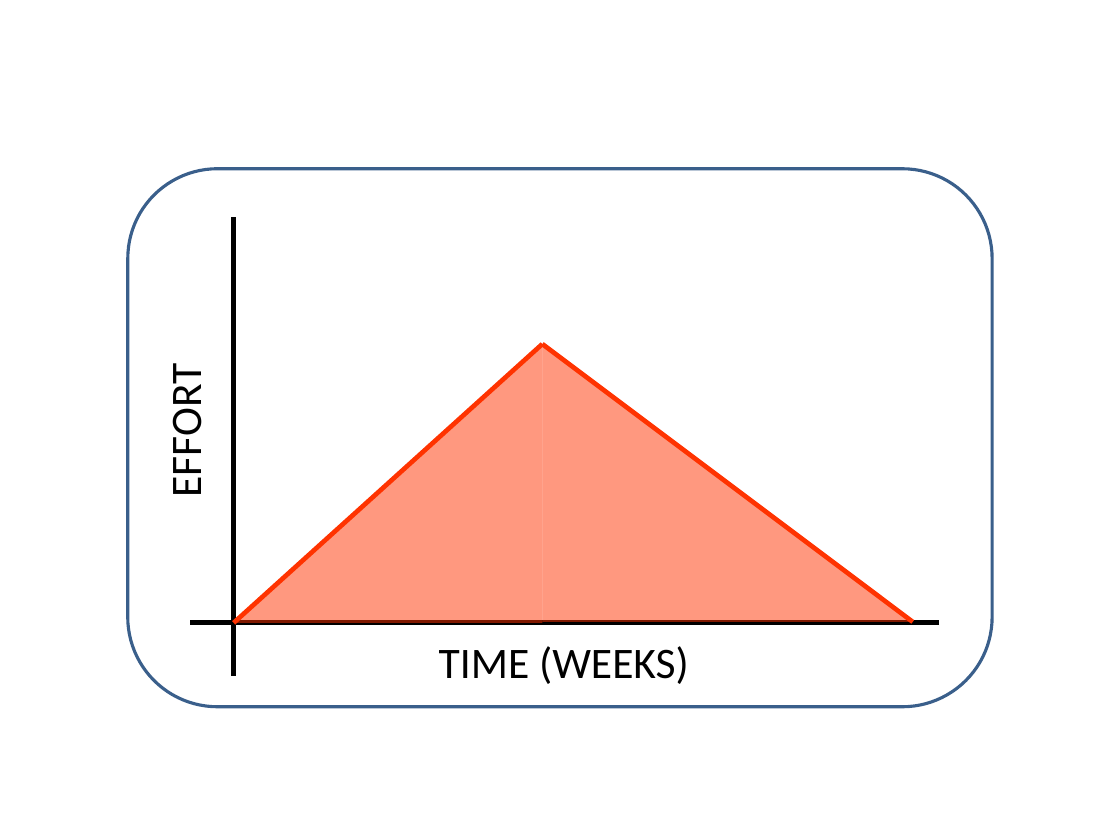
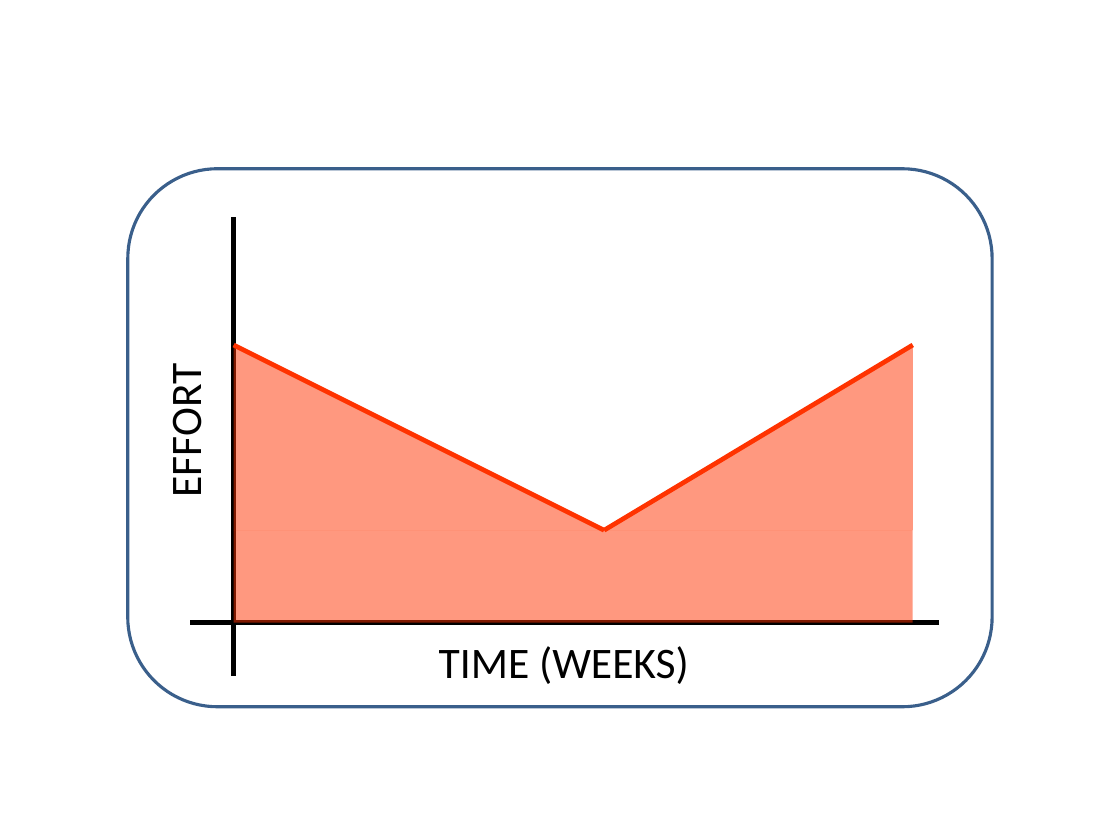
Before and after one commit to dikwickley/xamplan, a slide deck: slide 1 of notes/graph.pptx. Drawn at 1120x840 pixels with LibreOffice and Linux fonts; fonts in the diff are those of the drawing. Boxes give left, top, right and bottom in pixels: in the first picture for what was removed or moved away, otherwise in the second. Text is boxed around its words. In the diff, an @@ line names an element or a change of style, - is before the commit and + after.

```diff
--- a/notes/graph.pptx
+++ b/notes/graph.pptx
@@ right triangle: place and size @@
-right triangle at [542, 344, 913, 622]
+right triangle at [234, 345, 605, 530]
@@ line moved from (913, 622) - (542, 344) to (604, 530) - (234, 345) @@
@@ right triangle: place and size @@
-right triangle at [234, 345, 543, 623]
+right triangle at [604, 345, 913, 530]
@@ line moved from (234, 623) - (542, 344) to (604, 530) - (913, 345) @@
@@ rectangle added at [234, 530, 913, 623], fill #FF3300 at 50% opacity @@
```
Also in this commit, not shown: 11 other files.
